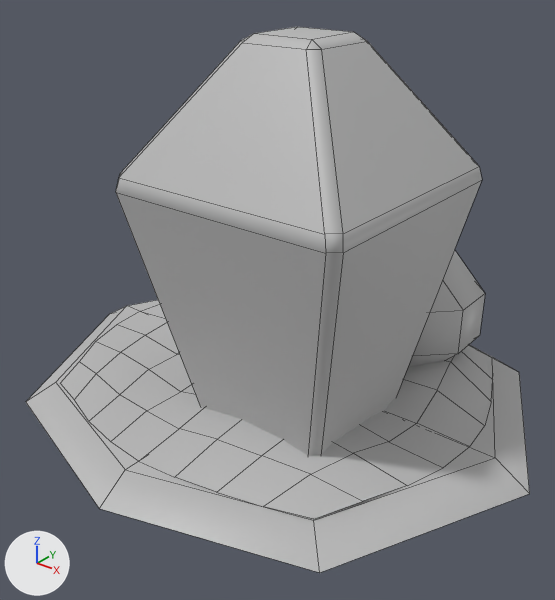
The FBX model Assets/Models/Meshes/Azufre.fbx, before and after one commit.
Before and after are seen from a camera (50 mm lens) standing at (0.028, -0.0353, 0.0284) and looking at (0.0011, -0.0017, 0.0076). The lights are fixed; the arrows at lower left show +X, +Y and +Z. Mesh edges are drawn as thin lines. Where no turn or scale is listed for an object, it has been applied to the vertices.

Names of what the first picture shows: 'Veta_Azufre_LP'.
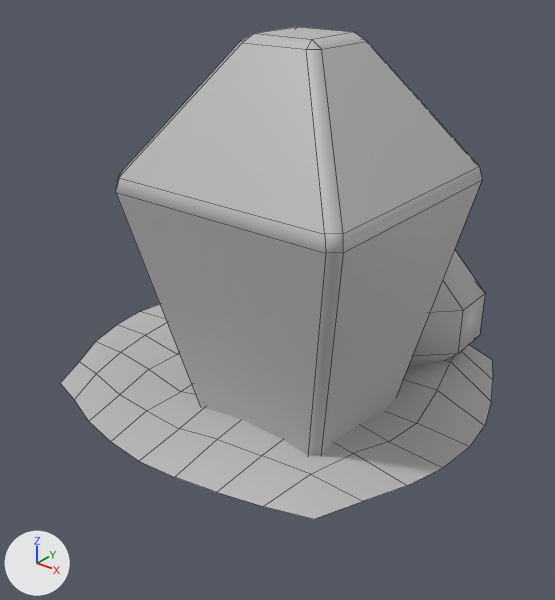
The edits, one by one:
Material 'lambert4' (mat_lambert4) is new.
Its base color is (0.5, 0.5, 0.5) (grey #bcbcbc).
me_mesh has 202 vertices, 186 faces and spans x -0.0177..0.0177, y -0.0158..0.0158, z 0.0..0.0236.
me_mesh is used by ob_veta_azufre_lp; location (0.0, 0.0, 0.0).
me_mesh part 1: the loose piece of 17 vertices spanning x -0.0177..0.0177, y -0.0158..0.0158, z 0.0..0.0014 is deleted.
me_mesh now uses material mat_lambert4 (grey #bcbcbc).

Location of each change, [x1, y1, x2, y2] in pixels of the pictures (555 x 600 px):
'Veta_Azufre_LP', reshaped (14% narrower, 10% shorter): before [26, 27, 530, 573]; after [60, 27, 493, 519]
part 1 of me_mesh, deleted: before [26, 300, 530, 573]
